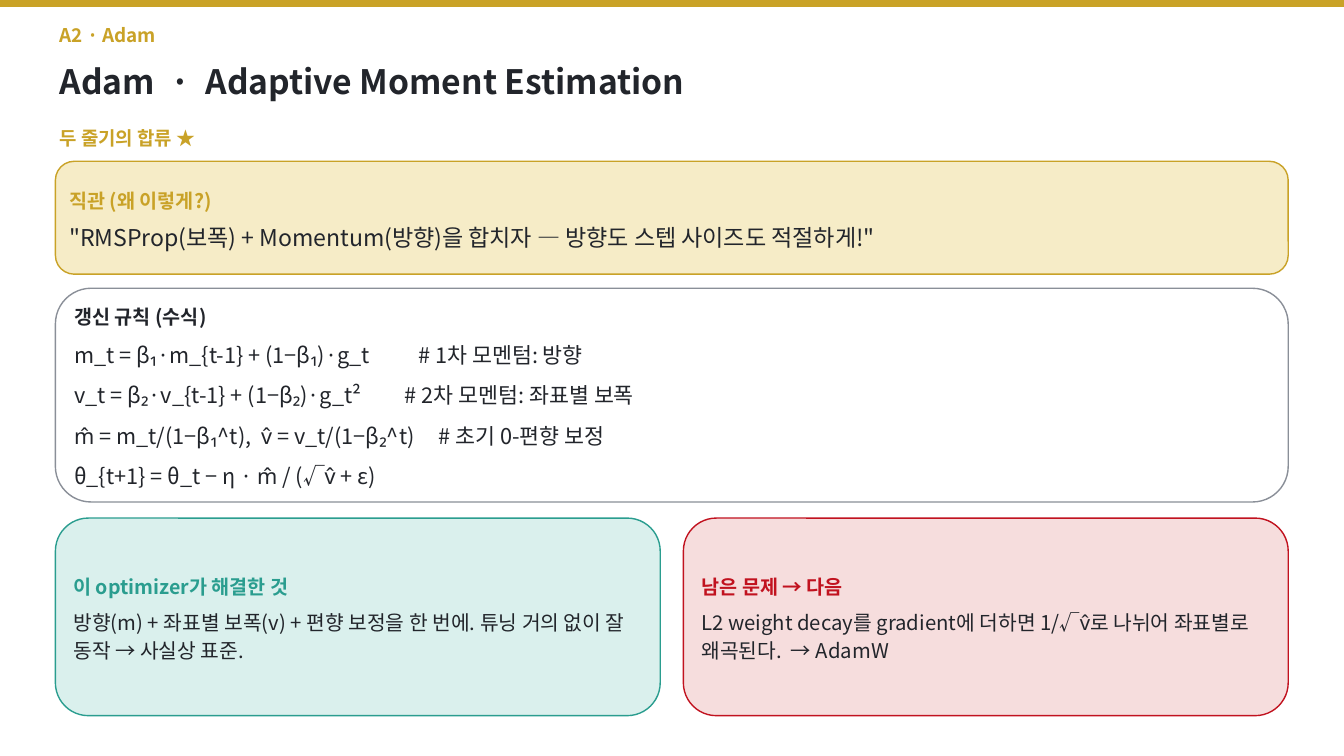
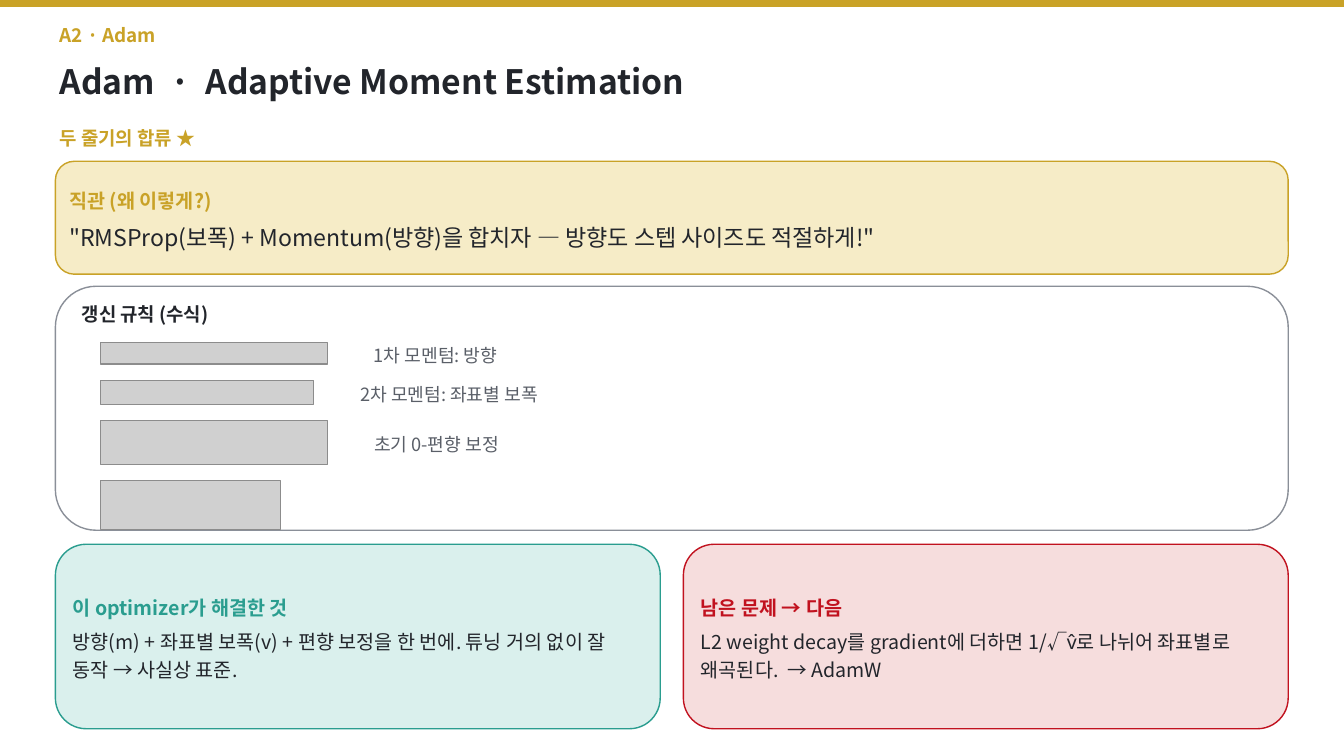
Before and after one commit to jimmylegendary/neural-memory-study, a slide deck: slide 12 of seminar/TTT-seminar.pptx. Drawn at 1344x756 pixels with LibreOffice and Linux fonts; fonts in the diff are those of the drawing; grey boxes stand for pictures. Boxes give left, top, right and bottom in pixels: in the first picture for what was removed or moved away, otherwise in the second. Text is boxed around its words. In the diff, an @@ line names an element or a change of style, - is before the commit and + after.

```diff
--- a/seminar/TTT-seminar.pptx
+++ b/seminar/TTT-seminar.pptx
@@ rounded rectangle: place and size @@
-rounded rectangle at (55,288,1289,502)
+rounded rectangle at (55,286,1289,530)
@@ text in rounded rectangle at (74,307,634,489): text removed @@
-갱신 규칙 (수식)
-m_t = β₁·m_{t-1} + (1−β₁)·g_t # 1차 모멘텀: 방향
-v_t = β₂·v_{t-1} + (1−β₂)·g_t² # 2차 모멘텀: 좌표별 보폭
-m̂ = m_t/(1−β₁^t), v̂ = v_t/(1−β₂^t) # 초기 0-편향 보정
-θ_{t+1} = θ_t − η · m̂ / (√v̂ + ε)
@@ text added at (82,305,209,325), 13.5 pt, text #22252B, bold @@
+갱신 규칙 (수식)
@@ picture added at (101,343,328,364) @@
@@ text added at (374,347,497,364), 13 pt, text #5A5F68 @@
+1차 모멘텀: 방향
@@ picture added at (101,380,314,404) @@
@@ text added at (360,386,537,403), 13 pt, text #5A5F68 @@
+2차 모멘텀: 좌표별 보폭
@@ picture added at (101,420,328,465) @@
@@ text added at (374,436,498,453), 13 pt, text #5A5F68 @@
+초기 0-편향 보정
@@ picture added at (101,481,280,530) @@
@@ rounded rectangle "이 optimizer가 해결한 것": place and size @@
-rounded rectangle "이 optimizer가 해결한 것" at (55,518,660,716)
+rounded rectangle "이 optimizer가 해결한 것" at (55,544,660,729)
@@ rounded rectangle "남은 문제 → 다음": place and size @@
-rounded rectangle "남은 문제 → 다음" at (684,518,1289,716)
+rounded rectangle "남은 문제 → 다음" at (684,544,1289,729)
@@ text in rounded rectangle at (73,632,605,679): size 14.5 to 14 pt in "방향(m) + 좌표별 보폭(v) + 편향 보정을 ..." @@
@@ text in rounded rectangle at (701,631,1230,679): size 14.5 to 14 pt in "L2 weight decay를 gradient에 더하면 1/√v̂로 나뉘어 ..." @@
```
Also in this commit, not shown: 6 other slides changed, 36 other files.
